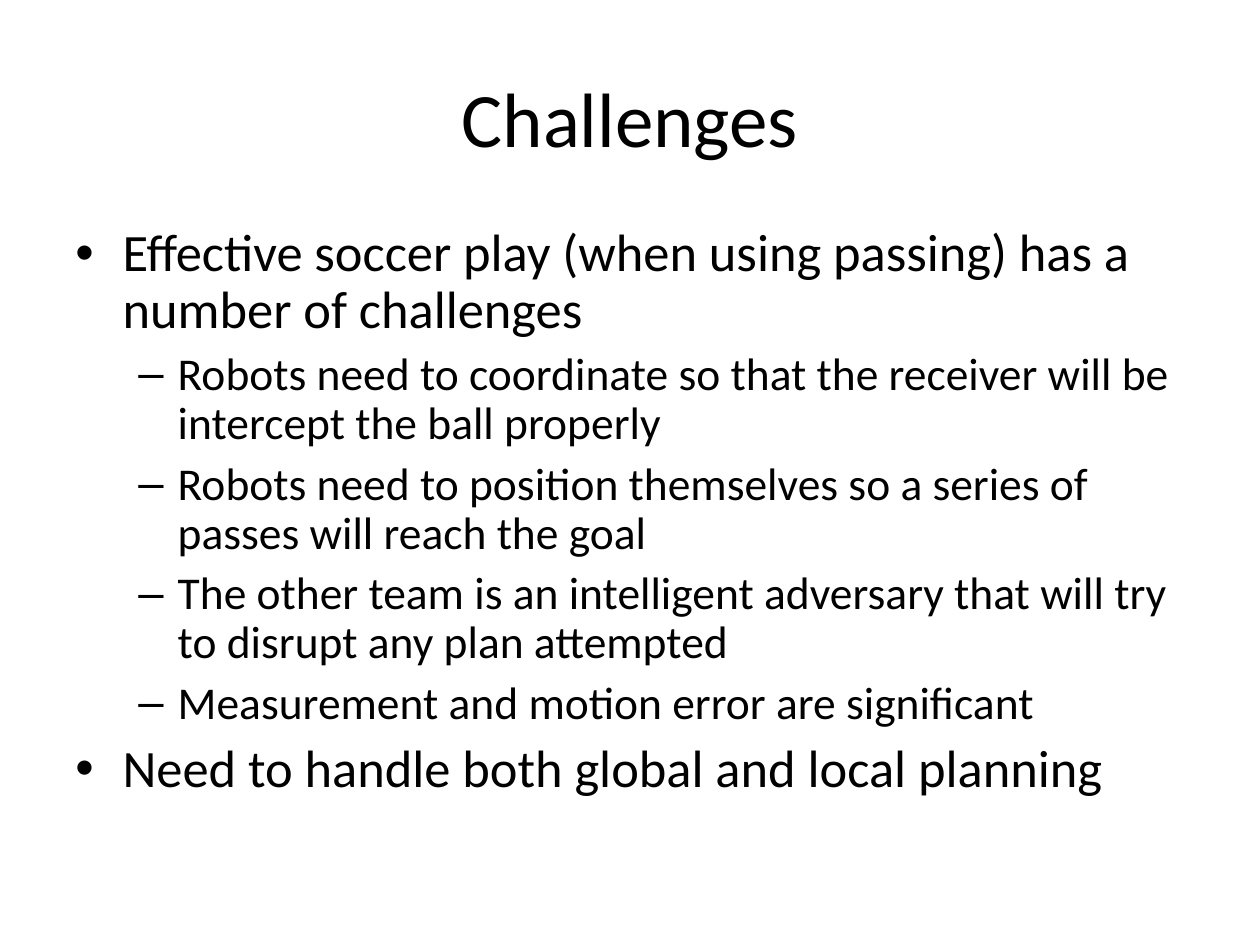
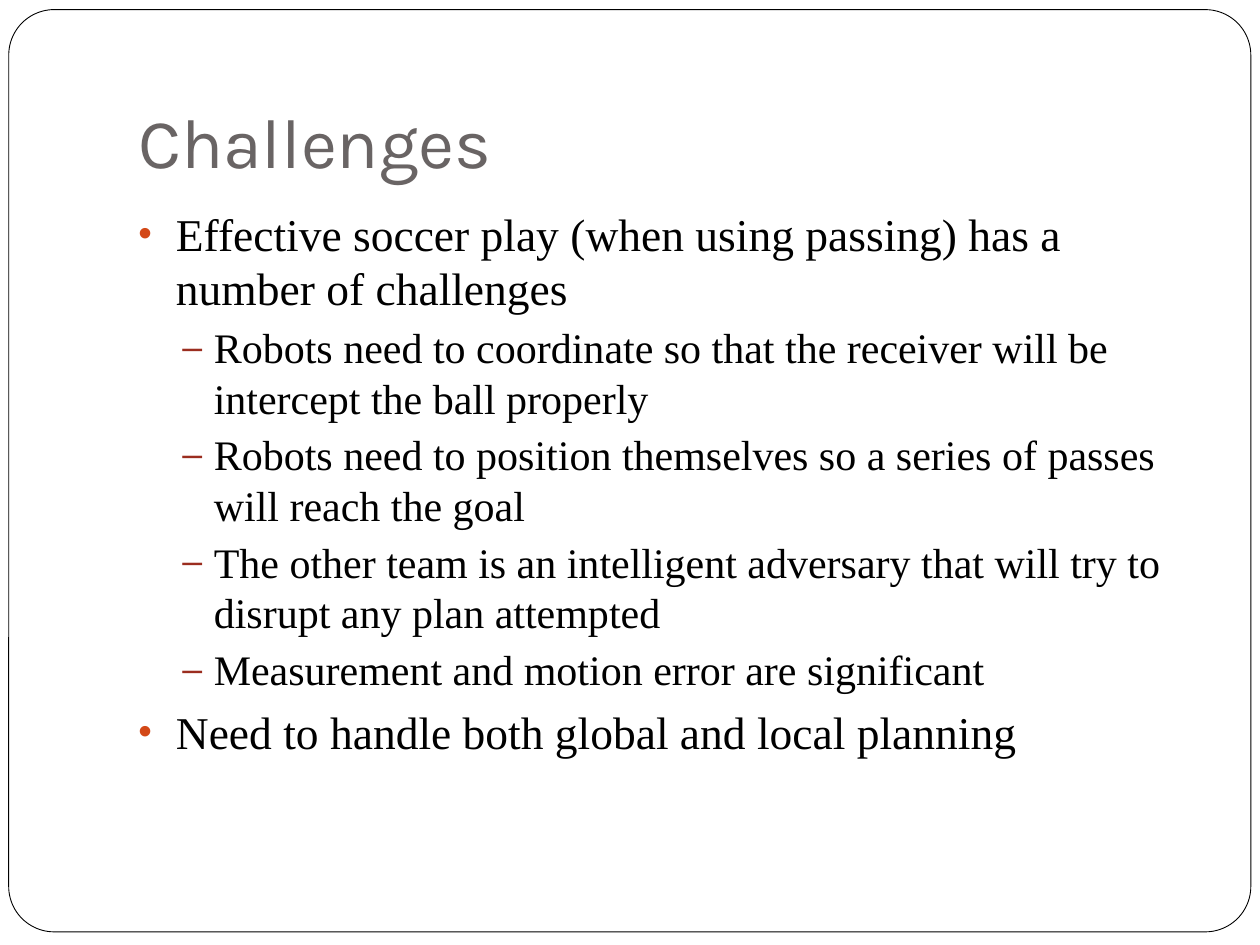
Before and after one commit to oarslan3/gt-cs-rip-projects, a slide deck: slide 5 of final/ProposalPresentation.ppt. Drawn at 1260x945 pixels with LibreOffice and Linux fonts; fonts in the diff are those of the drawing. Boxes give left, top, right and bottom in pixels: in the first picture for what was removed or moved away, otherwise in the second. Text is boxed around its words. In the diff, an @@ line names an element or a change of style, - is before the commit and + after.

```diff
--- a/final/ProposalPresentation.ppt
+++ b/final/ProposalPresentation.ppt
@@ rounded rectangle added at <box>9,10,1251,932</box>, fill #FFFFFF, outline #000000 0.51 pt @@
@@ title "Challenges": place and size @@
-title "Challenges" at <box>462,93,798,161</box>
+title "Challenges" at <box>138,120,491,184</box>
@@ title "Challenges" at <box>138,120,491,184</box>: size 44 to 40 pt, font Calibri to Karla, text colour #000000 to #696464; alignment centre to left; vertical alignment middle to bottom @@
@@ text "Effective soccer play (when using ...": place and size @@
-text "Effective soccer play (when using ..." at <box>123,233,1169,796</box>
+text "Effective soccer play (when using ..." at <box>176,219,1160,758</box>
@@ text "Effective soccer play (when using ..." at <box>176,219,1160,758</box>: size 30 to 26 pt in "Effective soccer play (when using passing) has ...", "Need to handle both global and local ..."; font Calibri to Times New Roman; size 26 to 24 pt in "Robots need to coordinate so that the ...", "Robots need to position themselves so a ...", "The other team is an intelligent adversary ...", "Measurement and motion error are significant"; indent changed; line spacing 0.9 to 1; less space between paragraphs; bullet colour #000000 to #D34817; bullet colour #000000 to #9B2D1F @@
```
Also in this commit, not shown: 8 other slides changed.
